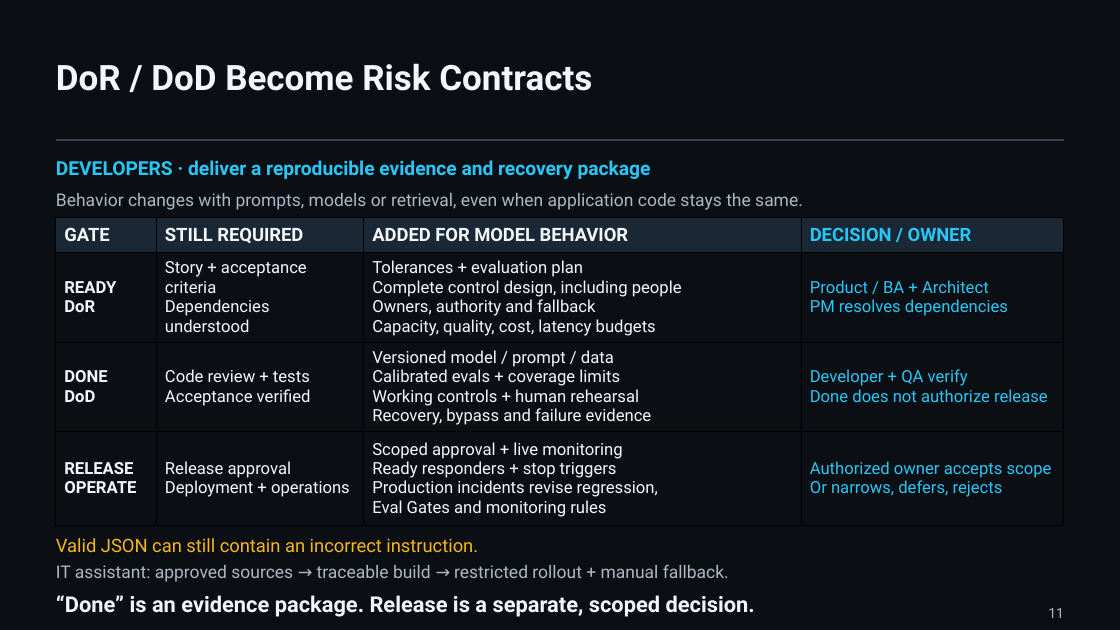
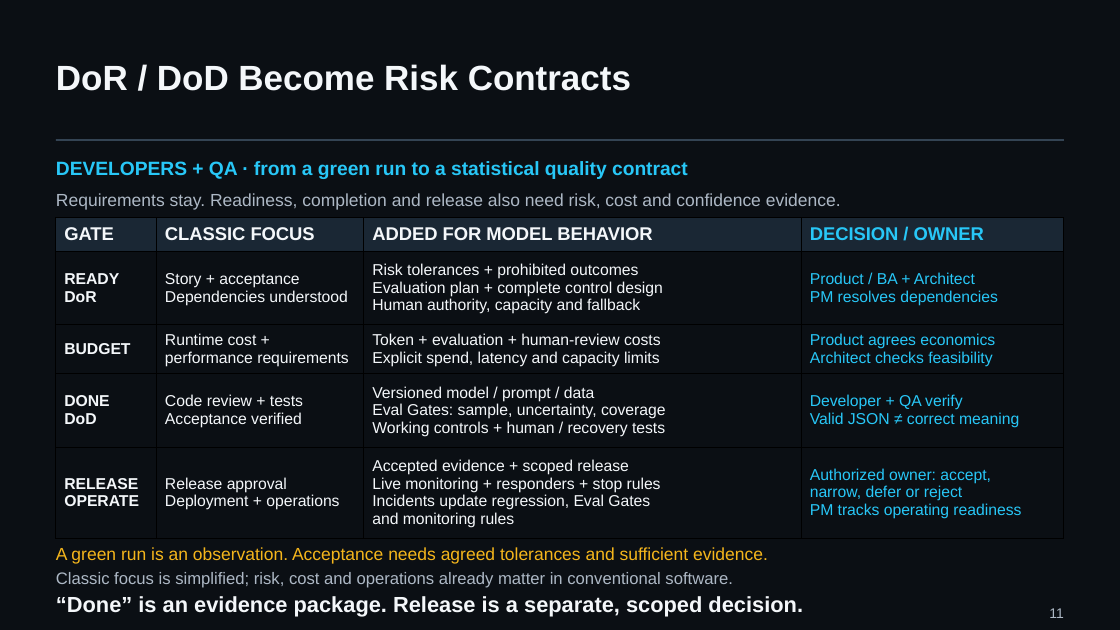
Before and after one commit to UncertaintyArchitectureGroup/uncertainty-architecture, a slide deck: slide 11 of assets/presentations/pmday-2026/ai-changes-both-sides.pptx. Drawn at 1120x630 pixels with LibreOffice and Linux fonts; fonts in the diff are those of the drawing. Boxes give left, top, right and bottom in pixels: in the first picture for what was removed or moved away, otherwise in the second. Text is boxed around its words. In the diff, an @@ line names an element or a change of style, - is before the commit and + after.

Commit message:
Refine PMDay contracts and control architecture with standard Arial

```diff
--- a/assets/presentations/pmday-2026/ai-changes-both-sides.pptx
+++ b/assets/presentations/pmday-2026/ai-changes-both-sides.pptx
@@ text at box(56, 161, 688, 179): text changed; font Roboto to Arial @@
-DEVELOPERS · deliver a reproducible evidence and recovery package
+DEVELOPERS + QA · from a green run to a statistical quality contract
@@ text at box(56, 193, 841, 210): text changed; font Roboto to Arial @@
-Behavior changes with prompts, models or retrieval, even when application code stays the same.
+Requirements stay. Readiness, completion and release also need risk, cost and confidence evidence.
@@ table at box(56, 218, 1065, 538) @@
-row 1: GATE | STILL REQUIRED | ADDED FOR MODEL BEHAVIOR | DECISION / OWNER
-row 2: READY / DoR | Story + acceptance criteria / Dependencies understood | Tolerances + evaluation plan / Complete control design, including people / Owners, authority and fallback / Capacity, quality, cost, latency budgets | Product / BA + Architect / PM resolves dependencies
-row 3: DONE / DoD | Code review + tests / Acceptance verified | Versioned model / prompt / data / Calibrated evals + coverage limits / Working controls + human rehearsal / Recovery, bypass and failure evidence | Developer + QA verify / Done does not authorize release
-row 4: RELEASE / OPERATE | Release approval / Deployment + operations | Scoped approval + live monitoring / Ready responders + stop triggers / Production incidents revise regression, / Eval Gates and monitoring rules | Authorized owner accepts scope / Or narrows, defers, rejects
+row 1: GATE | CLASSIC FOCUS | ADDED FOR MODEL BEHAVIOR | DECISION / OWNER
+row 2: READY / DoR | Story + acceptance / Dependencies understood | Risk tolerances + prohibited outcomes / Evaluation plan + complete control design / Human authority, capacity and fallback | Product / BA + Architect / PM resolves dependencies
+row 3: BUDGET | Runtime cost + / performance requirements | Token + evaluation + human-review costs / Explicit spend, latency and capacity limits | Product agrees economics / Architect checks feasibility
+row 4: DONE / DoD | Code review + tests / Acceptance verified | Versioned model / prompt / data / Eval Gates: sample, uncertainty, coverage / Working controls + human / recovery tests | Developer + QA verify / Valid JSON ≠ correct meaning
+row 5: RELEASE / OPERATE | Release approval / Deployment + operations | Accepted evidence + scoped release / Live monitoring + responders + stop rules / Incidents update regression, Eval Gates / and monitoring rules | Authorized owner: accept, / narrow, defer or reject / PM tracks operating readiness
@@ text at box(56, 547, 768, 564): text changed; size 15.8 to 15 pt; font Roboto to Arial @@
-Valid JSON can still contain an incorrect instruction.
+A green run is an observation. Acceptance needs agreed tolerances and sufficient evidence.
@@ font Roboto to Arial in 3 elements at box(56, 64, 631, 91), box(1049, 608, 1063, 618), box(56, 596, 803, 616) @@
@@ text at box(56, 572, 733, 588): text changed; size 15 to 14.2 pt; font Roboto to Arial @@
-IT assistant: approved sources → traceable build → restricted rollout + manual fallback.
+Classic focus is simplified; risk, cost and operations already matter in conventional software.
```
Also in this commit, not shown: 13 other slides changed, 12 other files.
